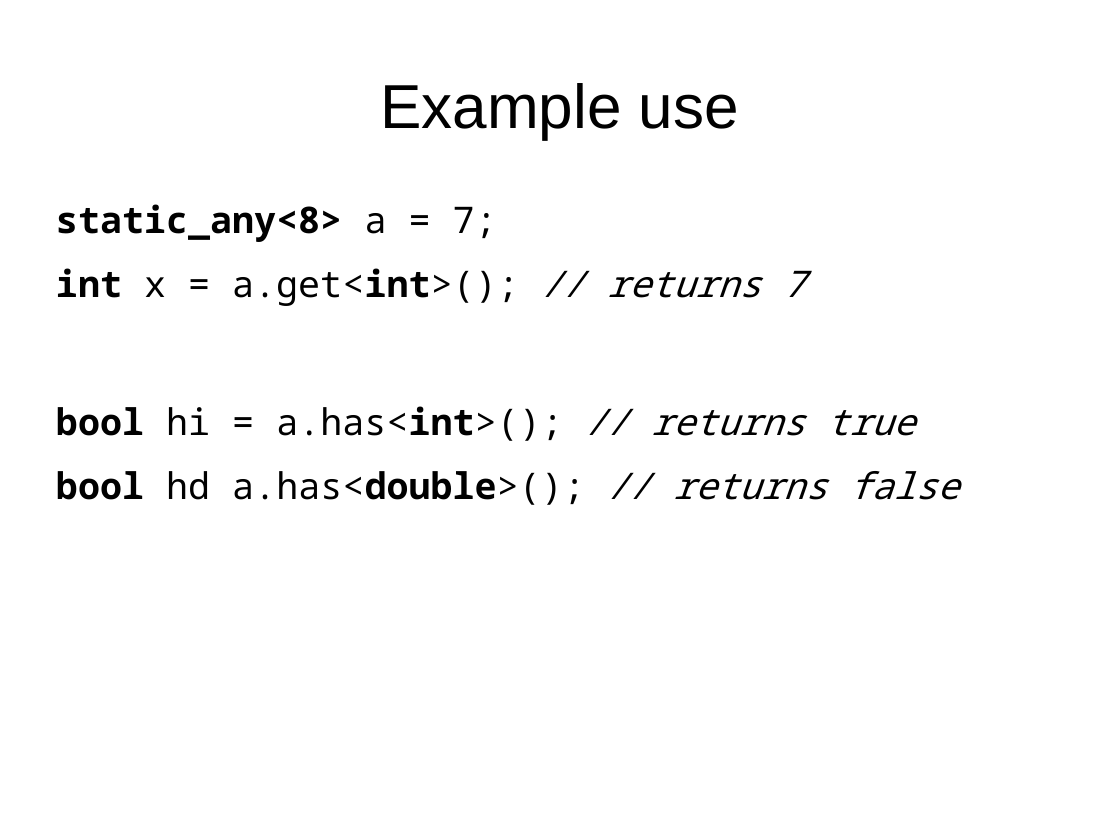
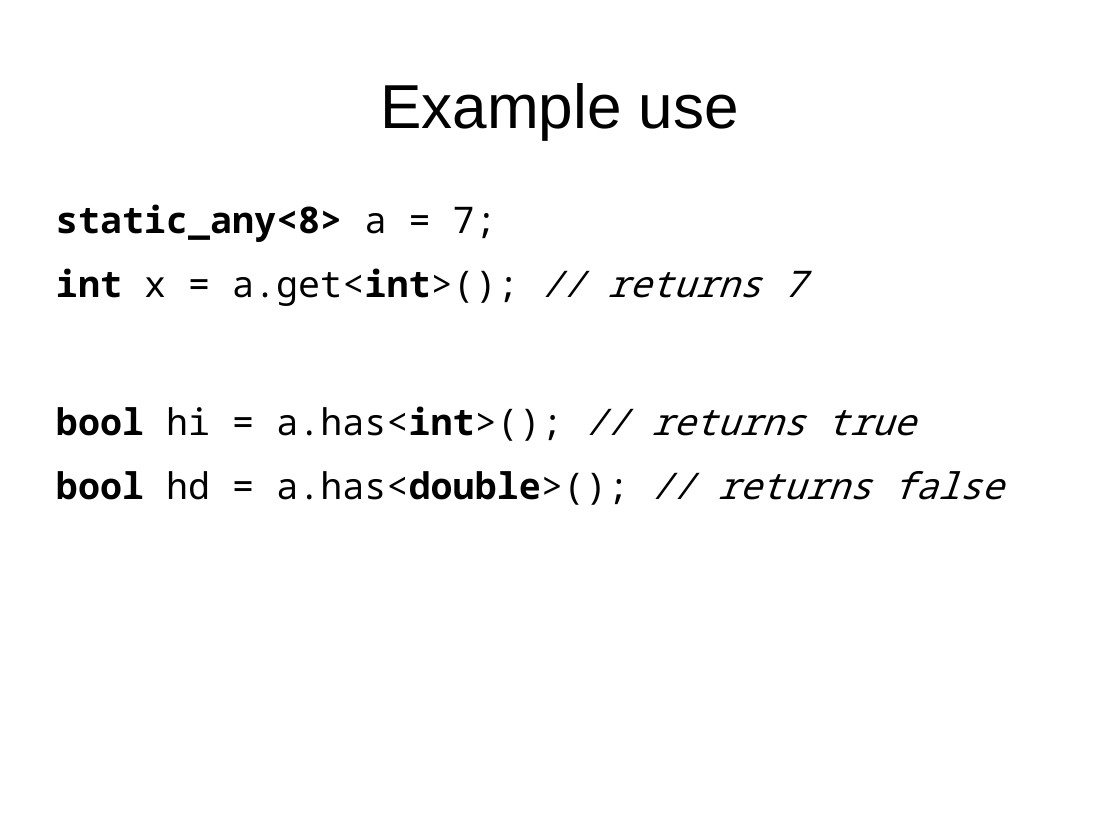
Before and after one commit to david-grs/static_any, a slide deck: slide 4 of static_any-lightning.odp. Drawn at 1120x840 pixels with LibreOffice and Linux fonts; fonts in the diff are those of the drawing. Boxes give left, top, right and bottom in pixels: in the first picture for what was removed or moved away, otherwise in the second. Text is boxed around its words. In the diff, an @@ line names an element or a change of style, - is before the commit and + after.

```diff
--- a/static_any-lightning.odp
+++ b/static_any-lightning.odp
@@ text at bbox=[56, 471, 1003, 505]: text changed @@
-bool hd a.has<double>(); // returns false
+bool hd = a.has<double>(); // returns false
```
Also in this commit, not shown: 2 other slides changed.
